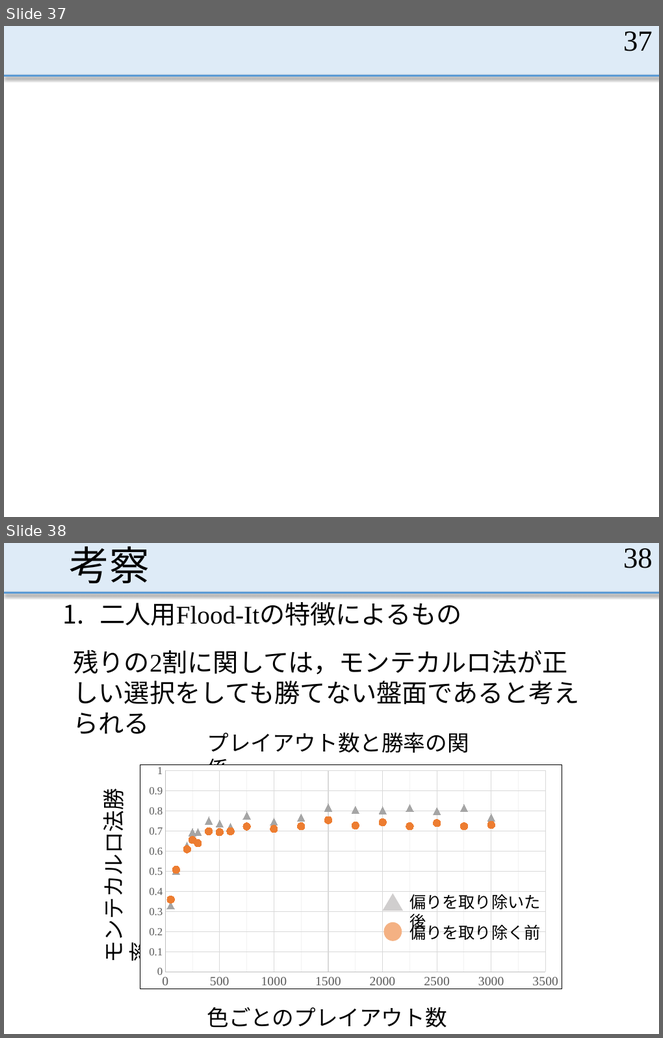
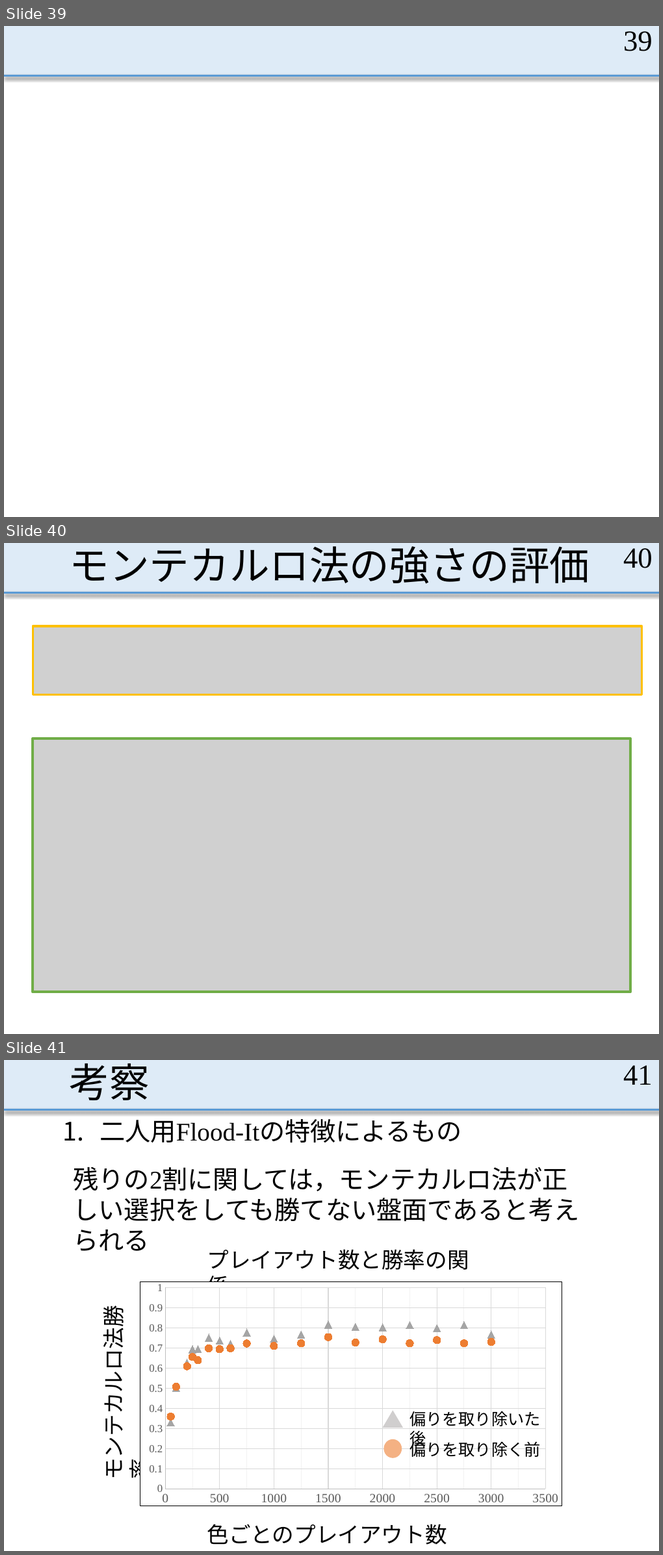
Before and after one commit to MasayaOda/SR, a slide deck: 中間発表1210.pptx. Shown one above the other, each under a label of ours: slides 37 and 38 before the commit, slides 39, 40 and 41 after it. The pictures are 663x1038 and 663x1555 pixels, drawn with LibreOffice and Linux fonts; fonts in the diff are those of the drawing; grey boxes stand for pictures. Boxes give left, top, right and bottom in pixels: in the first picture for what was removed or moved away, otherwise in the second. Text is boxed around its words. In the diff, an @@ line names an element or a change of style, - is before the commit and + after.

```diff
--- a/中間発表1210.pptx
+++ b/中間発表1210.pptx
@@ slide 40 added at bbox=[4, 543, 659, 1034], background #FFFFFF; not listed: 2 template elements that a slide beside it also shows @@
@@ title added at bbox=[70, 546, 590, 584], 44 pt, text #000000 @@
+モンテカルロ法の強さの評価
@@ page number added at bbox=[623, 548, 653, 568], 32 pt, text #000000 @@
+40
@@ picture added at bbox=[33, 626, 642, 694] @@
@@ picture added at bbox=[33, 739, 631, 992] @@
@@ what was slide 37 is now slide 39 @@
@@ page number at bbox=[623, 31, 653, 51]: text changed @@
-37
+39
@@ what was slide 38 is now slide 41 @@
@@ page number at bbox=[623, 1065, 653, 1085]: text changed @@
-38
+41
```
Also in this commit, not shown: 22 slides changed, 2 other slides added.
